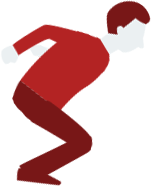
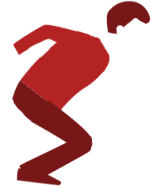
Comparing the layer stacks of the two 151×186 images. Changes:
added layer "레이어 1" above "레이어 0" over [1, 18, 147, 65]
